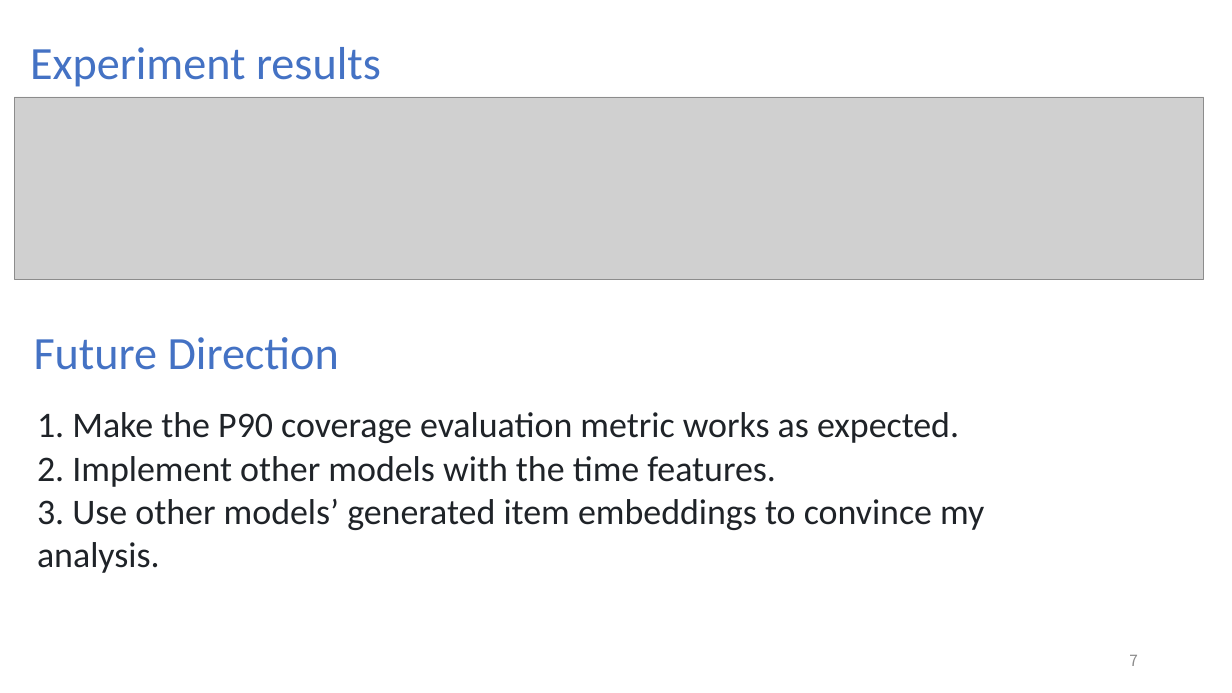
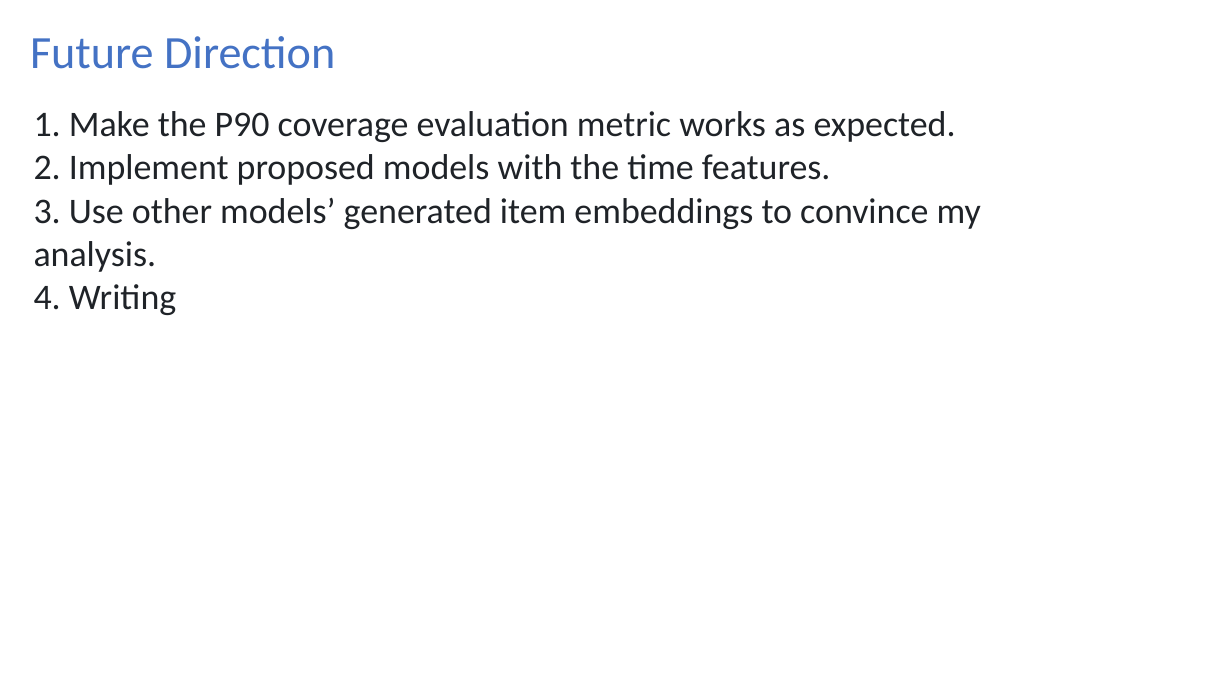
Before and after one commit to YunlongLin0125/Recommender-System, a slide deck: slide 7 of week6/Dissertation_6.pptx. Drawn at 1232x693 pixels with LibreOffice and Linux fonts; fonts in the diff are those of the drawing; grey boxes stand for pictures. Boxes give left, top, right and bottom in pixels: in the first picture for what was removed or moved away, otherwise in the second. Text is boxed around its words. In the diff, an @@ line names an element or a change of style, - is before the commit and + after.

Commit message:
tisasrec incorparate time features

```diff
--- a/week6/Dissertation_6.pptx
+++ b/week6/Dissertation_6.pptx
@@ text "Future Direction": place and size @@
-text "Future Direction" at (34, 337, 339, 370)
+text "Future Direction" at (30, 36, 335, 69)
@@ text removed at (30, 47, 381, 87) @@
-Experiment results
@@ picture removed at (14, 97, 1204, 279) @@
@@ text "1. Make the P90 coverage ...": place and size @@
-text "1. Make the P90 coverage ..." at (37, 412, 984, 573)
+text "1. Make the P90 coverage ..." at (34, 111, 981, 315)
@@ text at (34, 154, 831, 185): text changed @@
-2. Implement other models with the time features.
+2. Implement proposed models with the time features.
@@ text at (34, 284, 176, 315): paragraph added @@
+4. Writing
@@ page number removed at (1129, 655, 1138, 666) @@
-7
```
Also in this commit, not shown: 3 other slides changed, 7 other files.
